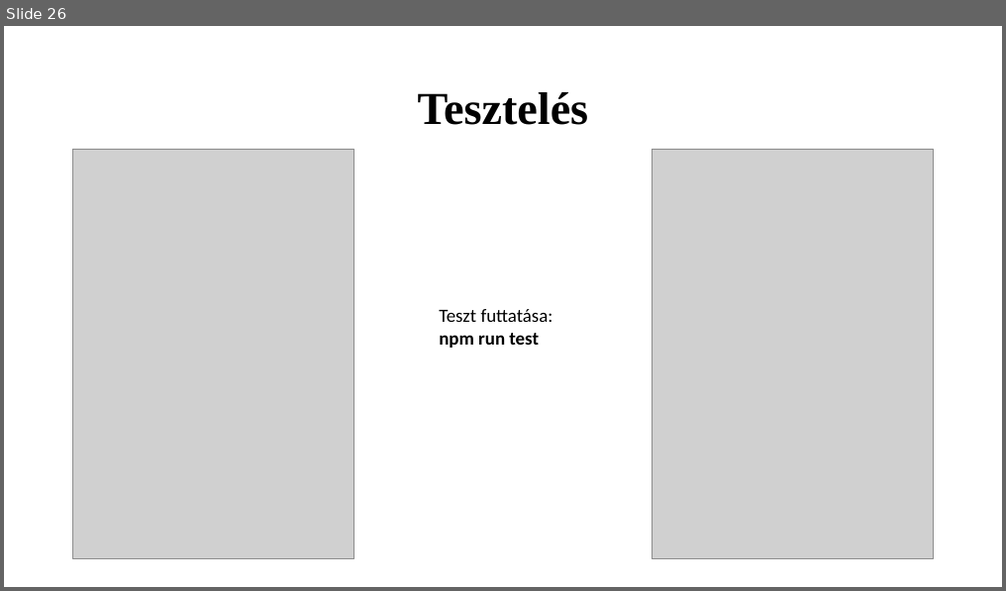
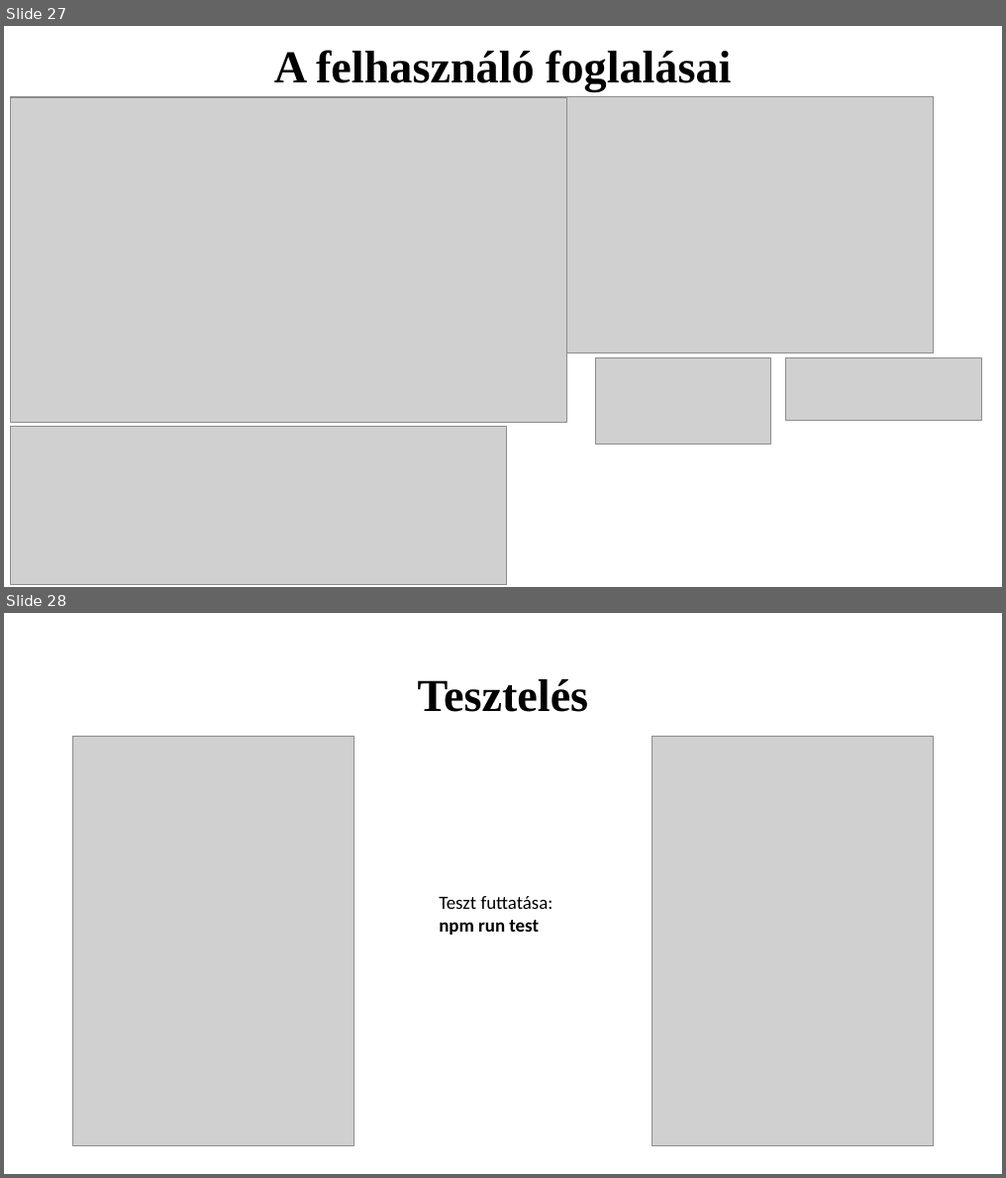
Before and after one commit to K0RN3L07/ParKing, a slide deck: Dokumentumok/ParKing-prezentacio.pptx. Shown one above the other, each under a label of ours: slide 26 before the commit, slides 27 and 28 after it. The pictures are 1006x591 and 1006x1178 pixels, drawn with LibreOffice and Linux fonts; fonts in the diff are those of the drawing; grey boxes stand for pictures. Boxes give left, top, right and bottom in pixels: in the first picture for what was removed or moved away, otherwise in the second. Text is boxed around its words. In the diff, an @@ line names an element or a change of style, - is before the commit and + after.

```diff
--- a/Dokumentumok/ParKing-prezentacio.pptx
+++ b/Dokumentumok/ParKing-prezentacio.pptx
@@ slide 27 added at (4, 26, 1002, 587), background #FFFFFF @@
@@ title added at (274, 50, 731, 91), 44 pt, text #000000, bold @@
+A felhasználó foglalásai
@@ picture added at (10, 97, 933, 353) @@
@@ picture added at (10, 98, 566, 423) @@
@@ picture added at (596, 359, 771, 444) @@
@@ picture added at (785, 359, 982, 421) @@
@@ picture added at (10, 427, 506, 584) @@
@@ what was slide 26 is now slide 28 @@
```
Also in this commit, not shown: 2 slides changed, 1 other slide added, 2 other files.
